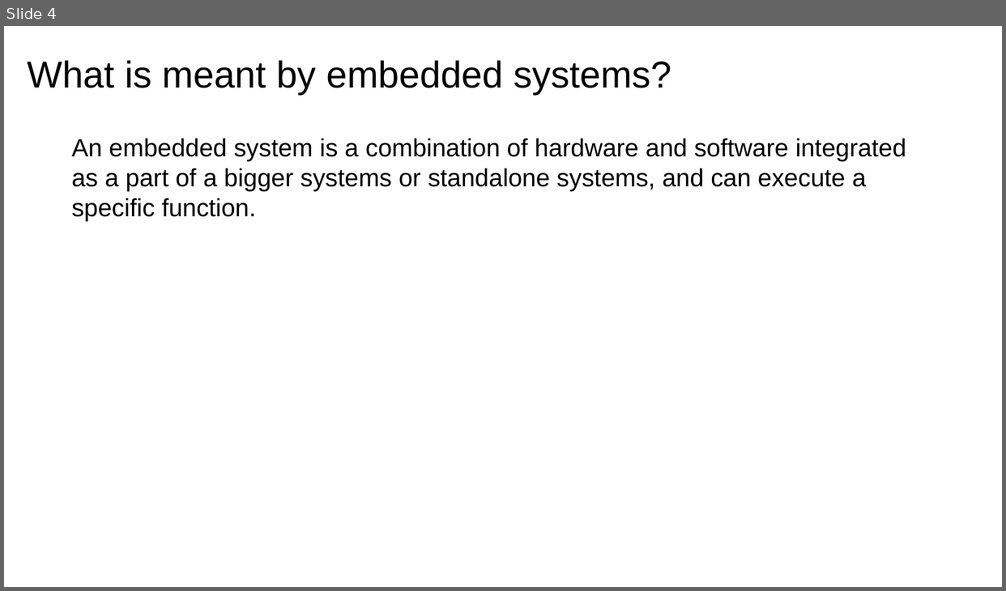
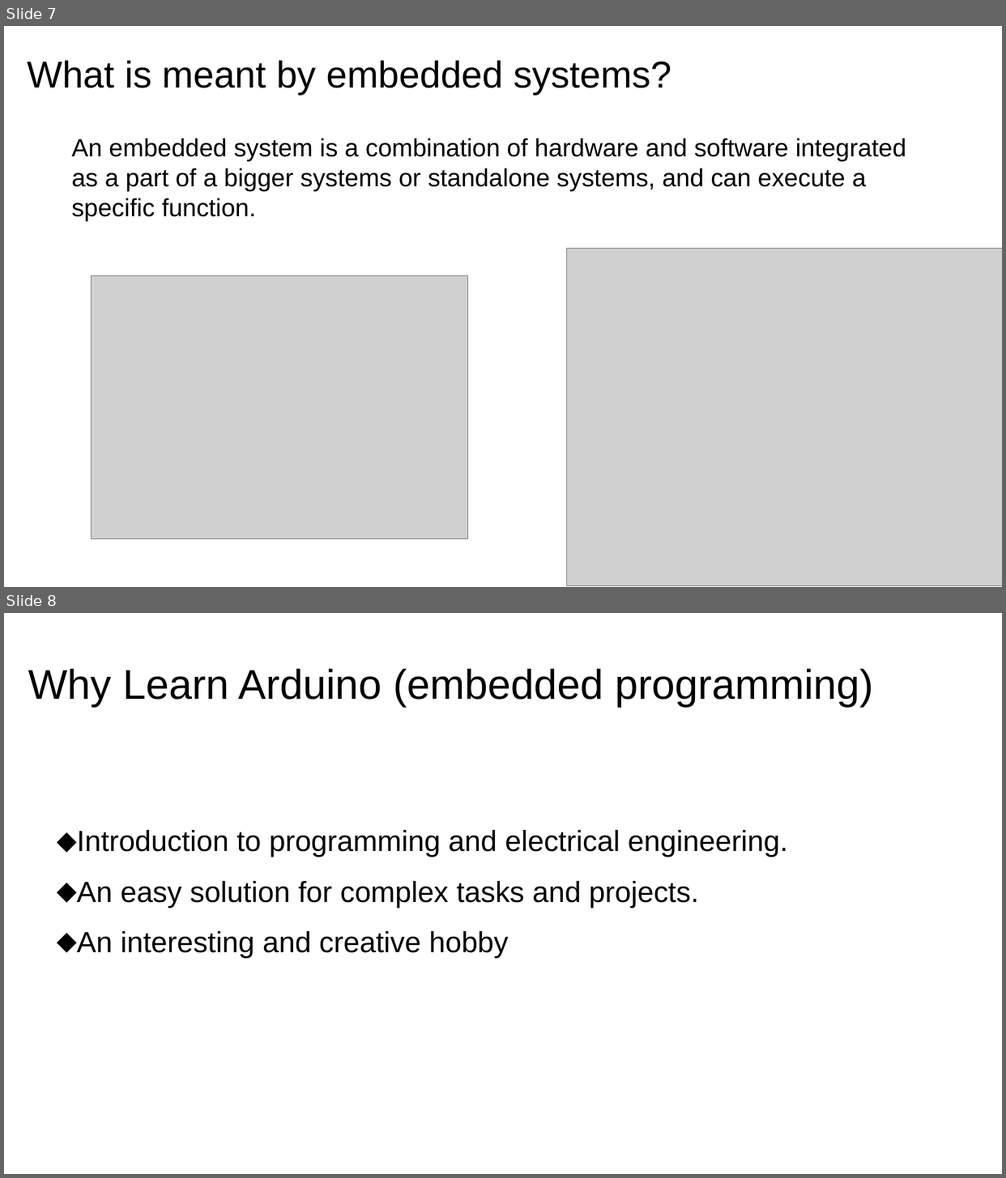
Before and after one commit to ShreimHossein/ArduinoCourse, a slide deck: course.pptx. Shown one above the other, each under a label of ours: slide 4 before the commit, slides 7 and 8 after it. The pictures are 1006x591 and 1006x1178 pixels, drawn with LibreOffice and Linux fonts; fonts in the diff are those of the drawing; grey boxes stand for pictures. Boxes give left, top, right and bottom in pixels: in the first picture for what was removed or moved away, otherwise in the second. Text is boxed around its words. In the diff, an @@ line names an element or a change of style, - is before the commit and + after.

```diff
--- a/course.pptx
+++ b/course.pptx
@@ slide 8 added at (4,613,1002,1174), background #FFFFFF @@
@@ title added at (28,668,873,707), 40 pt, text #000000 @@
+Why Learn Arduino (embedded programming)
@@ text added at (77,830,788,958), 28 pt, text #000000 @@
+⬥ Introduction to programming and electrical engineering.
+⬥ An easy solution for complex tasks and projects.
+⬥ An interesting and creative hobby
@@ what was slide 4 is now slide 7 @@
@@ slide 7 changed as well @@
@@ picture added at (567,248,1002,586) @@
@@ picture added at (91,276,468,540) @@
```
Also in this commit, not shown: 1 other slide changed, 5 other slides added, 2 slides removed.
